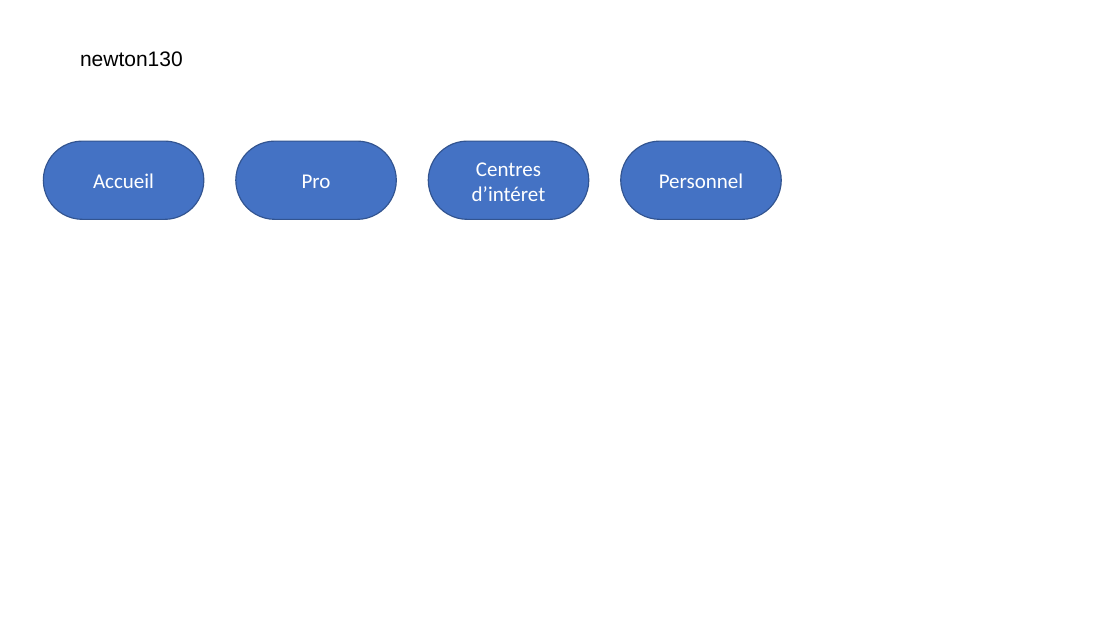
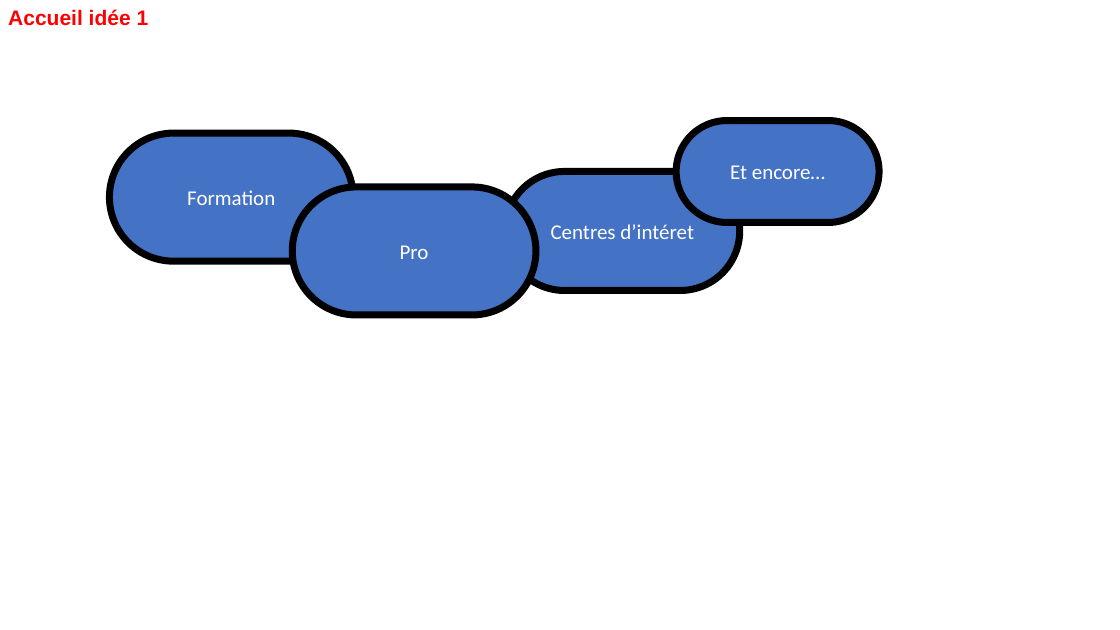
Before and after one commit to newton130/newton130, a slide deck: slide 2 of Infos/Architecture.pptx (slide 1 before the commit). Drawn at 1120x630 pixels with LibreOffice and Linux fonts; fonts in the diff are those of the drawing. Boxes give left, top, right and bottom in pixels: in the first picture for what was removed or moved away, otherwise in the second. Text is boxed around its words. In the diff, an @@ line names an element or a change of style, - is before the commit and + after.

Commit message:
Version 2 du site - Nouvelle idée - Nouvelle architeture

```diff
--- a/Infos/Architecture.pptx
+++ b/Infos/Architecture.pptx
@@ text at [8,9,149,26]: text changed; text colour #000000 to #FF0000; bold on @@
-newton130
+Accueil idée 1
@@ outline #325491 1 pt to #000000 6 pt in 4 elements at [505,171,739,291], [292,187,536,315], [676,120,880,222], [109,133,353,260] @@
@@ rounded rectangle "Formation": place and size @@
-rounded rectangle "Formation" at [44,141,204,219]
+rounded rectangle "Formation" at [109,133,353,260]
@@ rounded rectangle "Et encore…": place and size @@
-rounded rectangle "Et encore…" at [621,141,781,219]
+rounded rectangle "Et encore…" at [676,120,880,222]
@@ rounded rectangle "Centres d’intéret": place and size @@
-rounded rectangle "Centres d’intéret" at [429,141,589,219]
+rounded rectangle "Centres d’intéret" at [505,171,739,291]
@@ text in rounded rectangle at [730,165,825,179]: text changed @@
-Personnel
+Et encore…
@@ text in rounded rectangle at [187,190,275,205]: text changed @@
-Accueil
+Formation
@@ rounded rectangle "Pro": place and size @@
-rounded rectangle "Pro" at [236,141,397,219]
+rounded rectangle "Pro" at [292,187,536,315]
```
Also in this commit, not shown: 1 other slide changed, 1 slide added, 17 other files.
